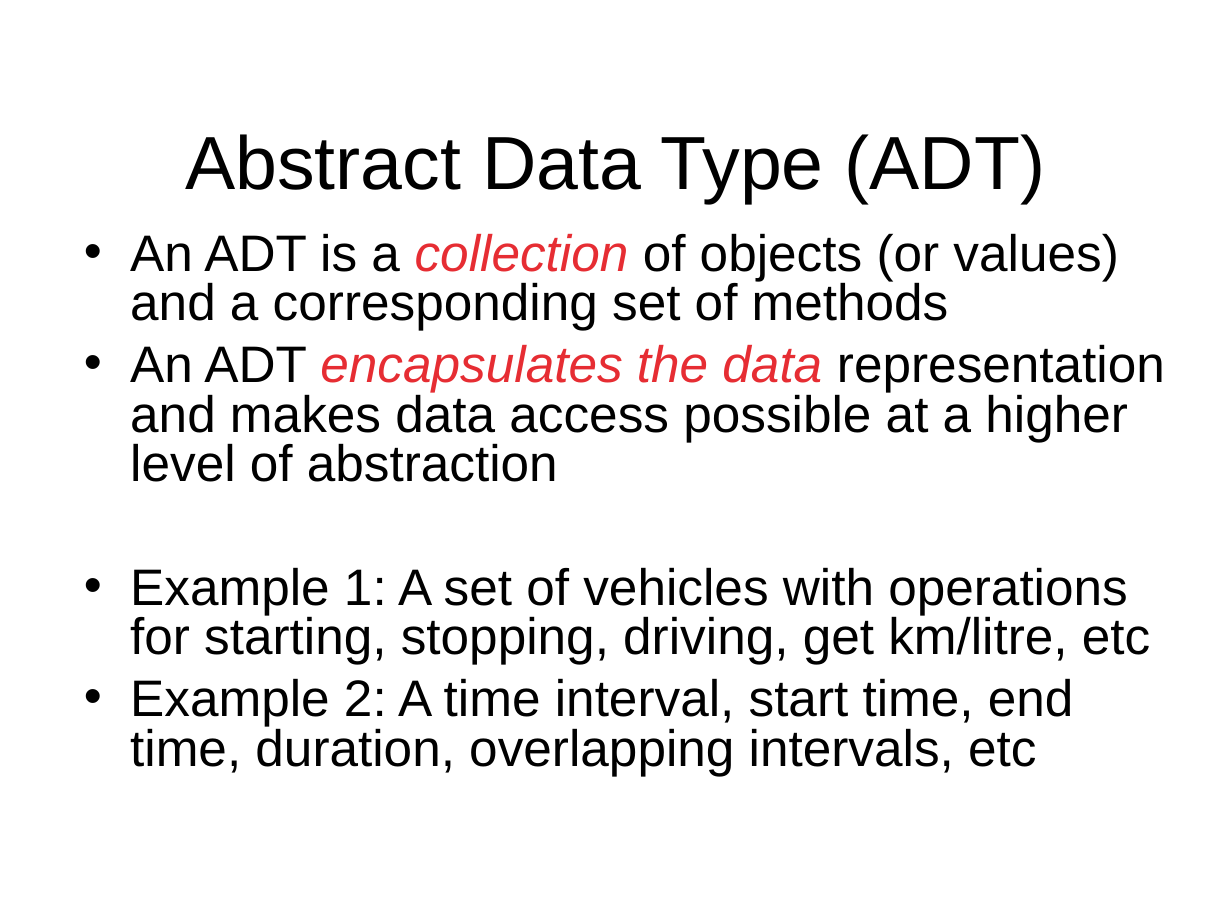
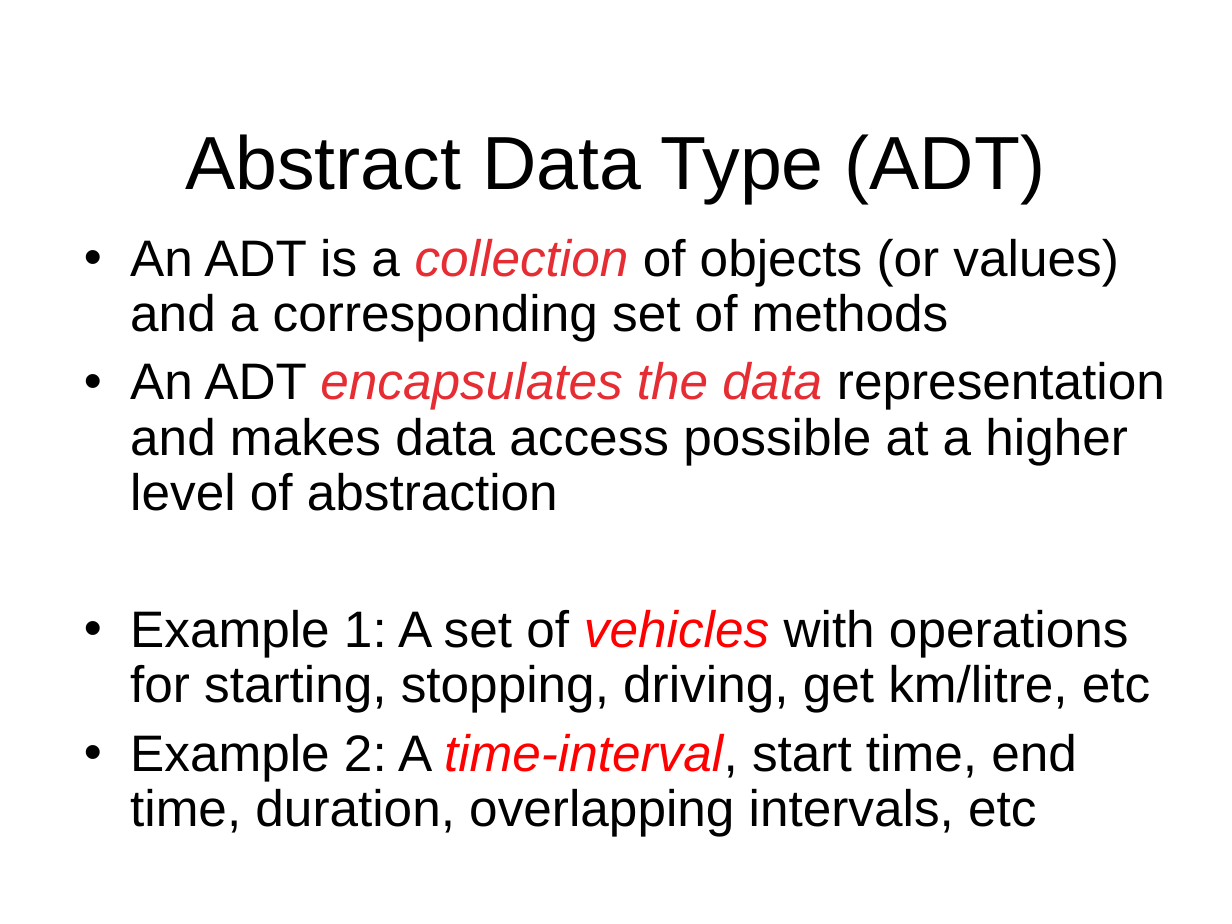
Before and after one commit to octaviordz/zjnu2017.github.io, a slide deck: slide 13 of OOP/lectures/020--Java.Basics.ppt. Drawn at 1232x924 pixels with LibreOffice and Linux fonts; fonts in the diff are those of the drawing. Boxes give left, top, right and bottom in pixels: in the first picture for what was removed or moved away, otherwise in the second. Text is boxed around its words. In the diff, an @@ line names an element or a change of style, - is before the commit and + after.

```diff
--- a/OOP/lectures/020--Java.Basics.ppt
+++ b/OOP/lectures/020--Java.Basics.ppt
@@ text at box(130, 238, 1165, 712): text colour #000000 to #FF0000, italic on in "vehicles"; line spacing 0.8 to 0.9 @@
@@ text at box(130, 733, 1077, 836): text changed @@
-• Example 2: A time interval, start time, end time, duration, overlapping intervals, etc
+• Example 2: A time-interval, start time, end time, duration, overlapping intervals, etc
```
Also in this commit, not shown: 18 other slides changed, 4 slides added, 5 other files.
